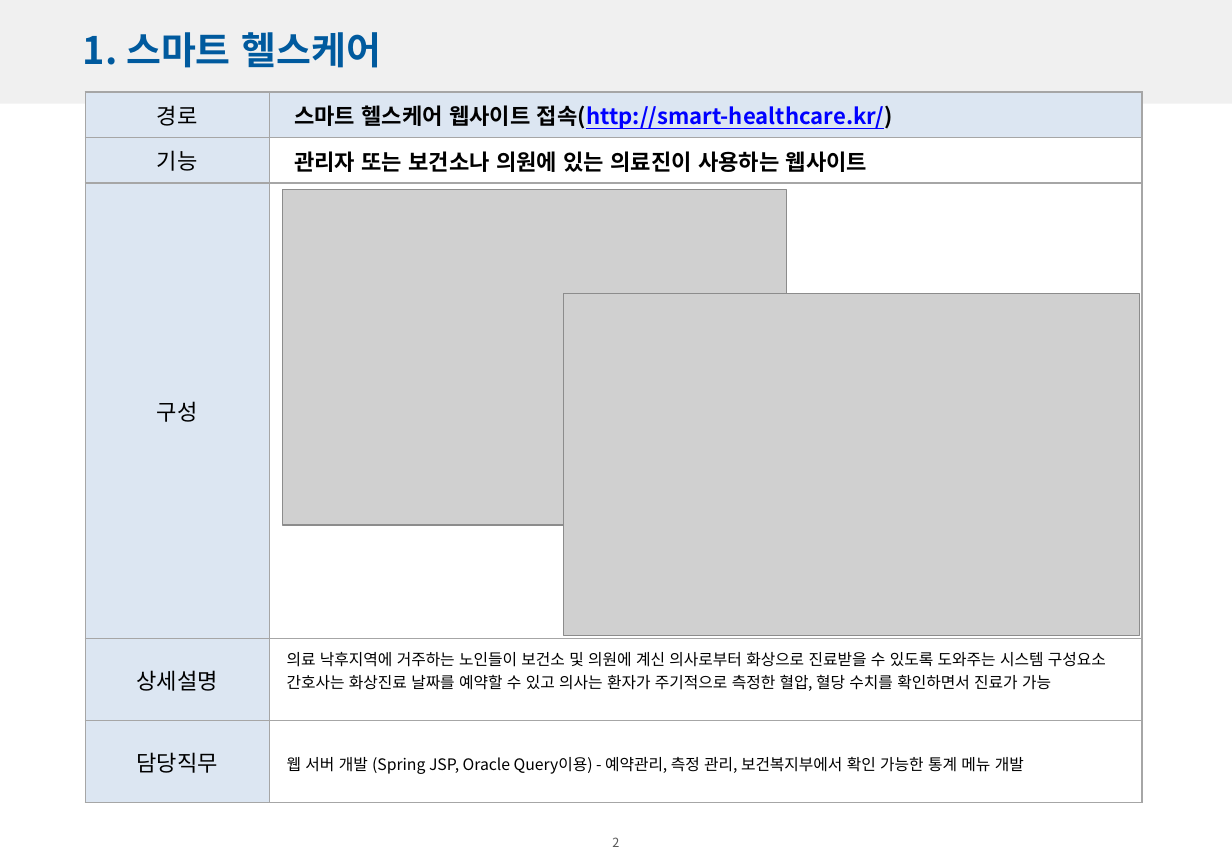
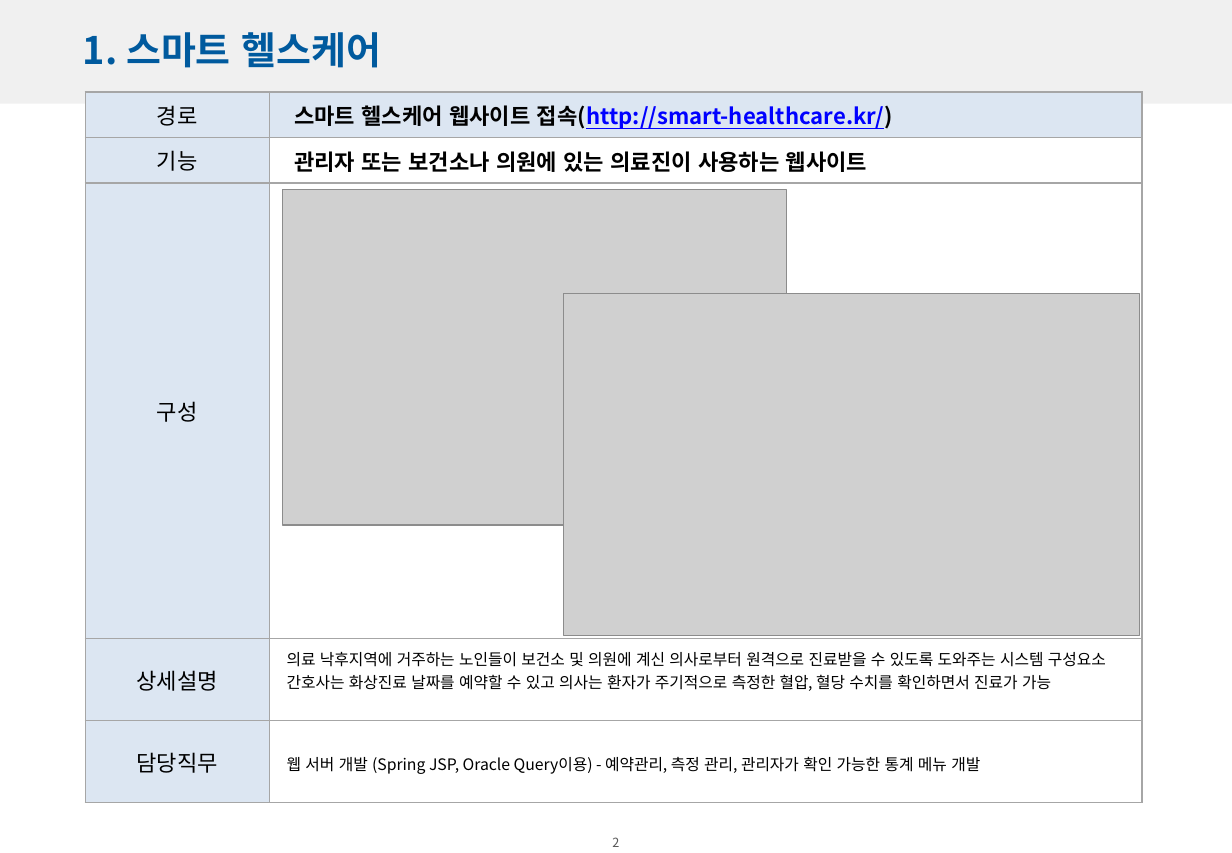
Before and after one commit to soominLee0220/soominLeeRepository, a slide deck: slide 3 of soominLeePortfolio.pptx. Drawn at 1232x853 pixels with LibreOffice and Linux fonts; fonts in the diff are those of the drawing; grey boxes stand for pictures; background and template pictures are left out. Boxes give left, top, right and bottom in pixels: in the first picture for what was removed or moved away, otherwise in the second. Text is boxed around its words. In the diff, an @@ line names an element or a change of style, - is before the commit and + after.

Commit message:
ppt commit

```diff
--- a/soominLeePortfolio.pptx
+++ b/soominLeePortfolio.pptx
@@ text at box(287, 652, 1106, 667): text changed @@
-의료 낙후지역에 거주하는 노인들이 보건소 및 의원에 계신 의사로부터 화상으로 진료받을 수 있도록 도와주는 시스템 구성요소
+의료 낙후지역에 거주하는 노인들이 보건소 및 의원에 계신 의사로부터 원격으로 진료받을 수 있도록 도와주는 시스템 구성요소
@@ text at box(287, 756, 980, 774): text changed @@
-웹 서버 개발 (Spring JSP, Oracle Query이용) - 예약관리, 측정 관리, 보건복지부에서 확인 가능한 통계 메뉴 개발
+웹 서버 개발 (Spring JSP, Oracle Query이용) - 예약관리, 측정 관리, 관리자가 확인 가능한 통계 메뉴 개발
```
Also in this commit, not shown: 5 other slides changed.
